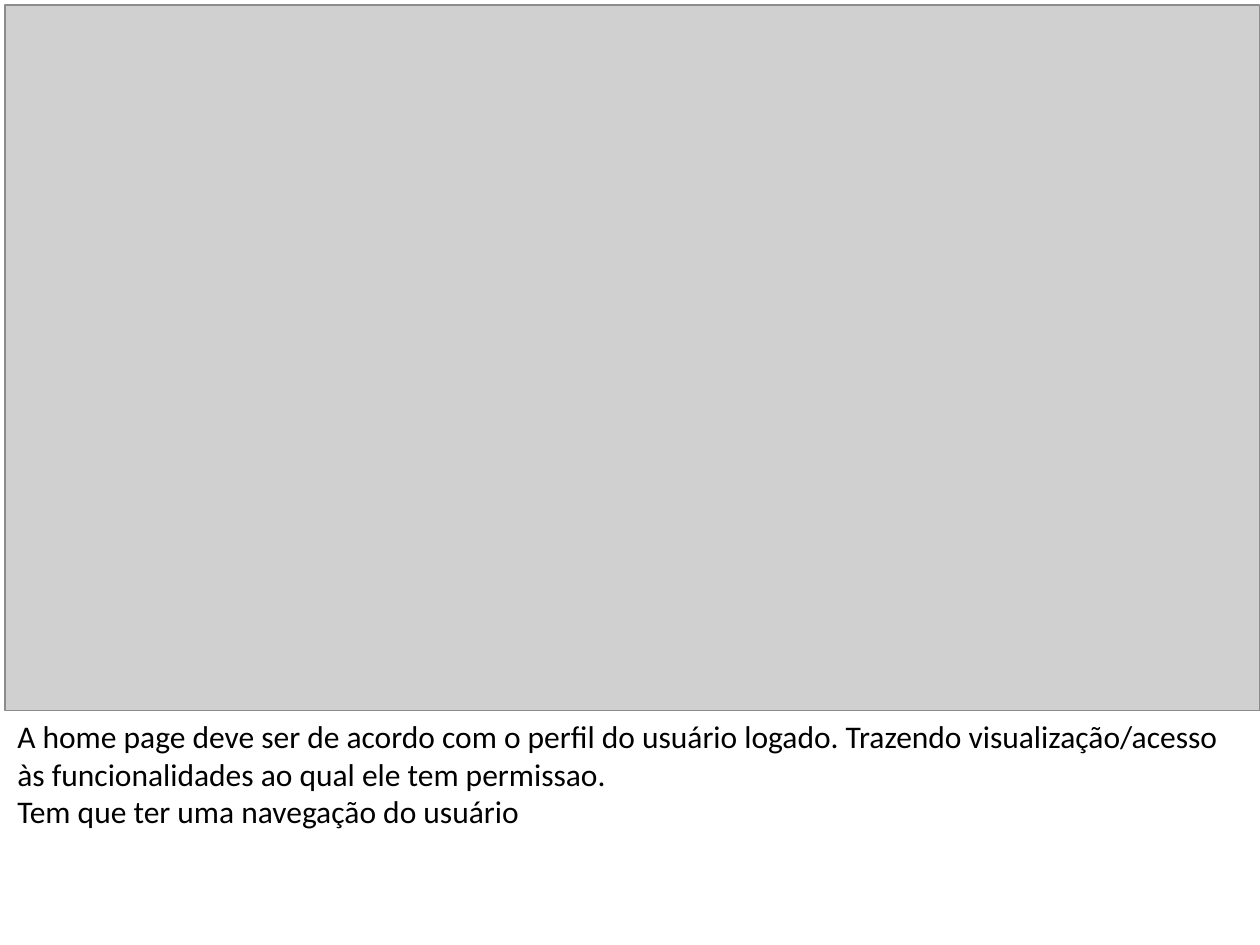
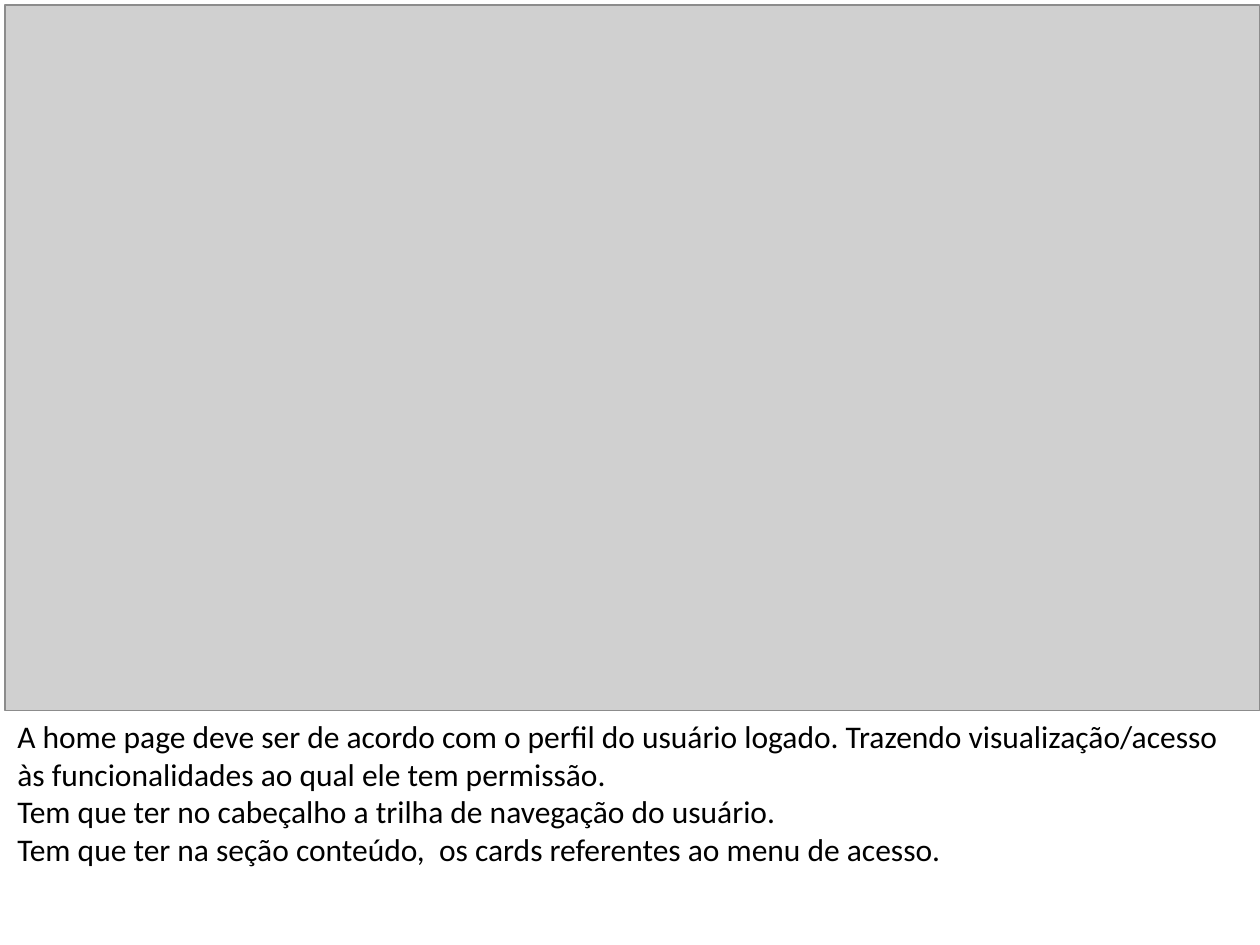
Before and after one commit to EsdrasSudario/UX, a slide deck: slide 4 of Análise ERP WEB BioSistema.pptx (slide 3 before the commit). Drawn at 1260x945 pixels with LibreOffice and Linux fonts; fonts in the diff are those of the drawing; grey boxes stand for pictures. Boxes give left, top, right and bottom in pixels: in the first picture for what was removed or moved away, otherwise in the second. Text is boxed around its words. In the diff, an @@ line names an element or a change of style, - is before the commit and + after.

```diff
--- a/Análise ERP WEB BioSistema.pptx
+++ b/Análise ERP WEB BioSistema.pptx
@@ text at (x1=17, y1=726, x2=1217, y2=867): text changed @@
-A home page deve ser de acordo com o perfil do usuário logado. Trazendo visualização/acesso às funcionalidades ao qual ele tem permissao.
-Tem que ter uma navegação do usuário
+A home page deve ser de acordo com o perfil do usuário logado. Trazendo visualização/acesso às funcionalidades ao qual ele tem permissão.
+Tem que ter no cabeçalho a trilha de navegação do usuário.
+Tem que ter na seção conteúdo, os cards referentes ao menu de acesso.
```
Also in this commit, not shown: 2 slides added, 2 other files.
